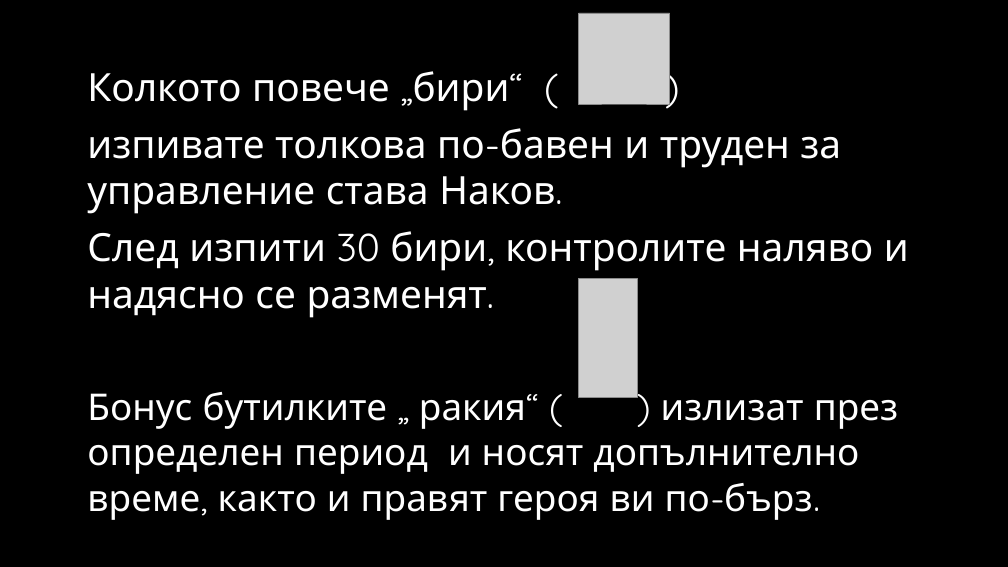
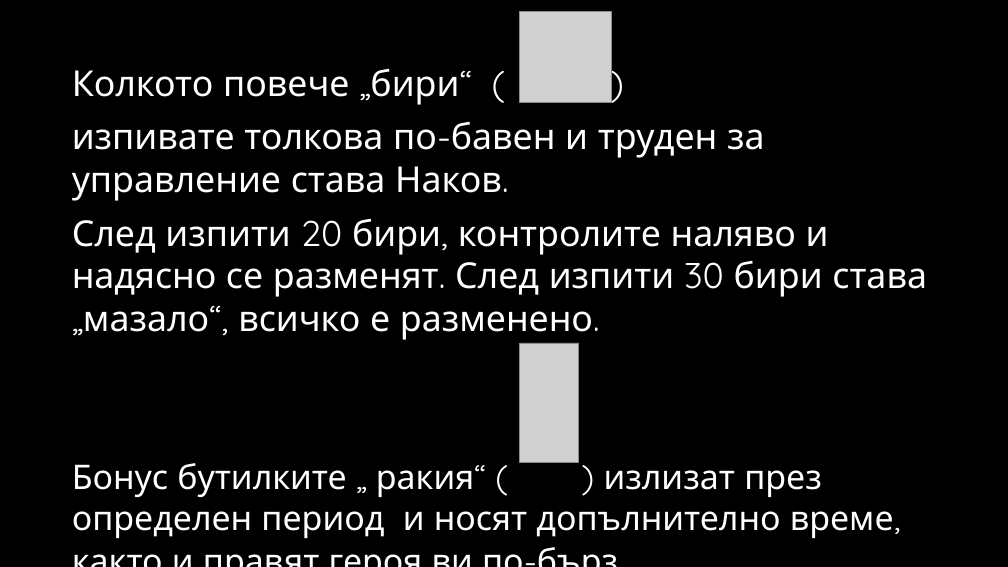
Before and after one commit to GeorgiBoykov/TEAM-COCONUT, a slide deck: slide 8 of NakovitzaPresentation.pptx (slide 7 before the commit). Drawn at 1008x567 pixels with LibreOffice and Linux fonts; fonts in the diff are those of the drawing; grey boxes stand for pictures; background and template pictures are left out. Boxes give left, top, right and bottom in pixels: in the first picture for what was removed or moved away, otherwise in the second. Text is boxed around its words. In the diff, an @@ line names an element or a change of style, - is before the commit and + after.

```diff
--- a/NakovitzaPresentation.pptx
+++ b/NakovitzaPresentation.pptx
@@ picture: place and size @@
-picture at bbox=[578, 13, 670, 104]
+picture at bbox=[520, 11, 612, 103]
@@ text "Колкото повече „бири“ ( )": place and size @@
-text "Колкото повече „бири“ ( )" at bbox=[87, 71, 909, 520]
+text "Колкото повече „бири“ ( )" at bbox=[72, 68, 927, 538]
@@ text at bbox=[72, 68, 894, 538]: size 37 to 34 pt in "Колкото повече „бири“ ( )", "изпивате толкова по-бавен и труден за управление ..."; size 35.1 to 32.3 pt in "Бонус бутилките „ ракия“ ( ) излизат ..." @@
@@ text at bbox=[72, 218, 927, 340]: text changed; size 37 to 34 pt @@
-След изпити 30 бири, контролите наляво и надясно се разменят.
+След изпити 20 бири, контролите наляво и надясно се разменят. След изпити 30 бири става „мазало“, всичко е разменено.
@@ picture: place and size @@
-picture at bbox=[578, 278, 637, 398]
+picture at bbox=[520, 343, 579, 463]
```
Also in this commit, not shown: 2 slides added, 1 slide removed.
